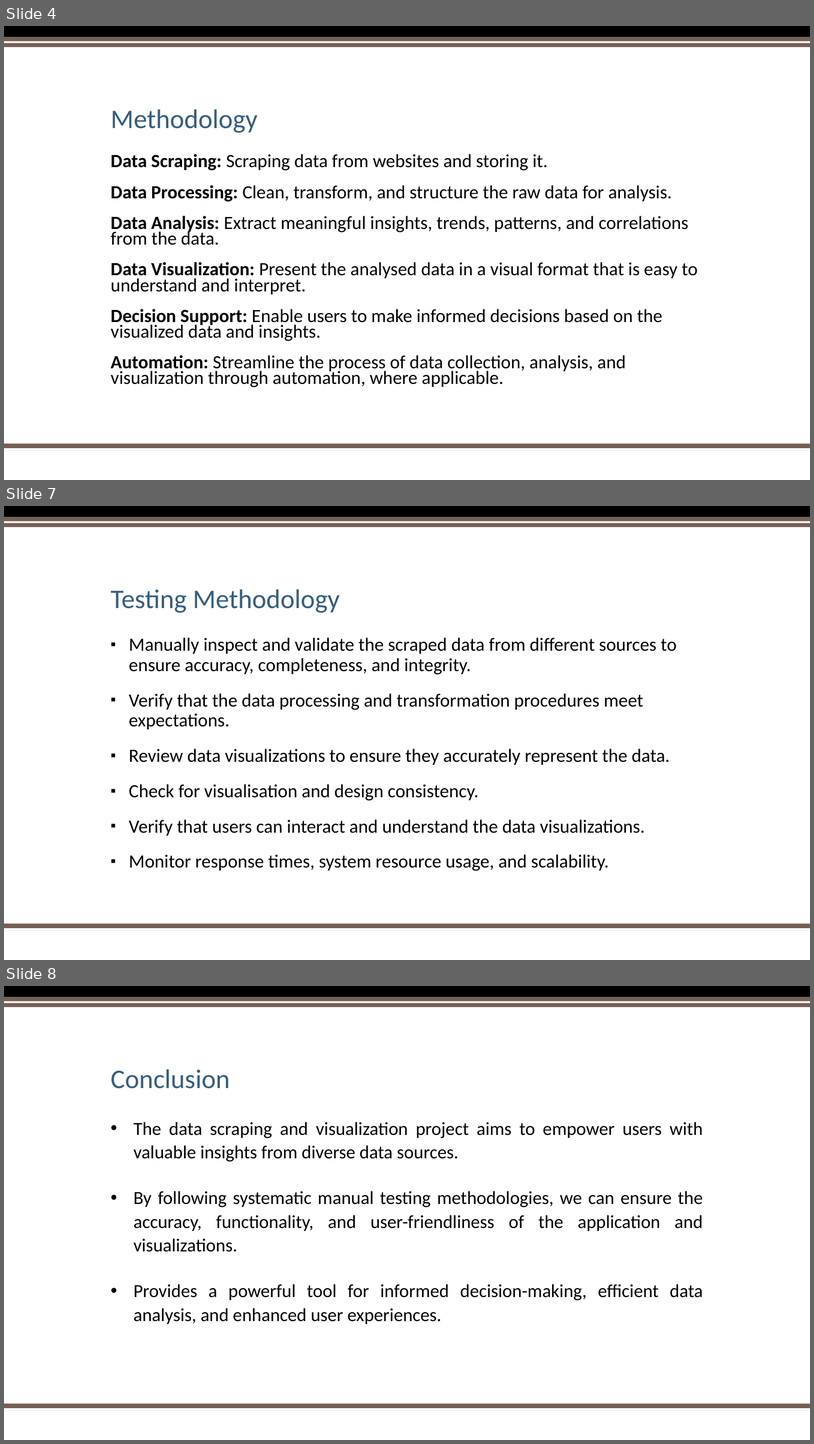
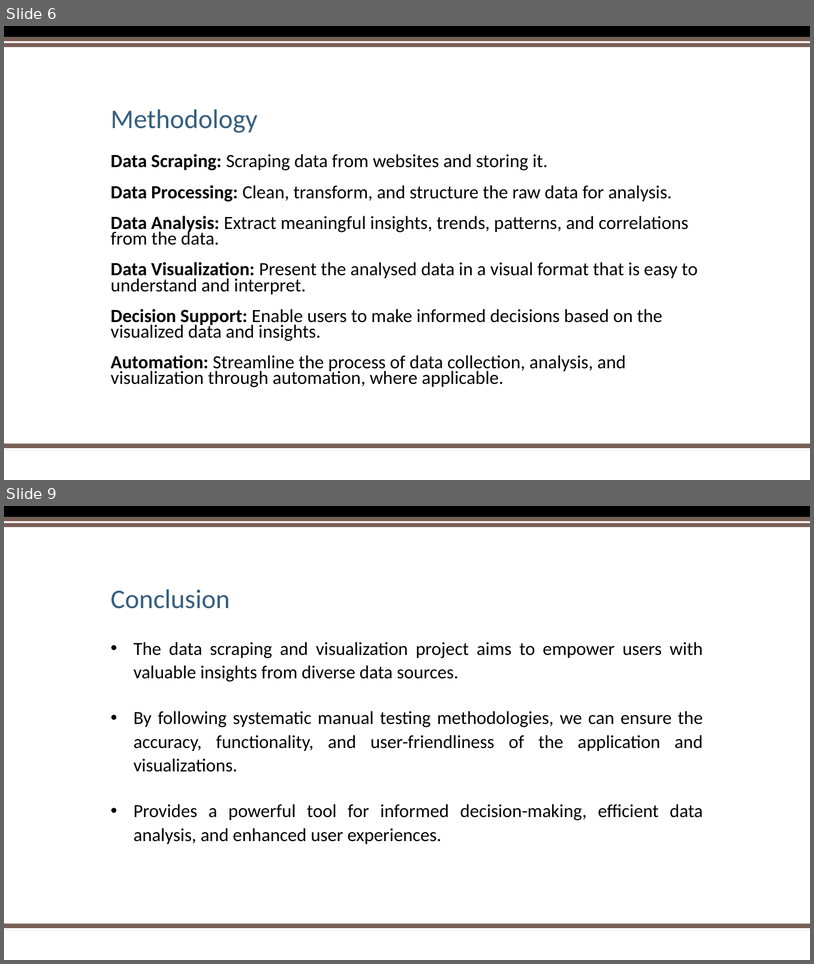
Before and after one commit to letsgoparth/minorproject, a slide deck: documentation/Data Scraping and Visualisation with Python.pptx. Shown one above the other, each under a label of ours: slides 4, 7 and 8 before the commit, slides 6 and 9 after it; the slides between them are not shown. The pictures are 814x1444 and 814x964 pixels, drawn with LibreOffice and Linux fonts; fonts in the diff are those of the drawing; background and template pictures are left out. Boxes give left, top, right and bottom in pixels: in the first picture for what was removed or moved away, otherwise in the second. Text is boxed around its words. In the diff, an @@ line names an element or a change of style, - is before the commit and + after.

```diff
--- a/documentation/Data Scraping and Visualisation with Python.pptx
+++ b/documentation/Data Scraping and Visualisation with Python.pptx
@@ slide 7 removed at <box>4,506,810,960</box>, background #FFFFFF; not listed: 5 template elements that a slide beside it also shows @@
@@ title removed at <box>111,589,340,613</box> @@
-Testing Methodology
@@ text removed at <box>129,637,677,871</box> @@
-▪ Manually inspect and validate the scraped data from different sources to ensure accuracy, completeness, and integrity.
-▪ Verify that the data processing and transformation procedures meet expectations.
-▪ Review data visualizations to ensure they accurately represent the data.
-▪ Check for visualisation and design consistency.
-▪ Verify that users can interact and understand the data visualizations.
-▪ Monitor response times, system resource usage, and scalability.
@@ what was slide 4 is now slide 6 @@
@@ what was slide 8 is now slide 9 @@
```
Also in this commit, not shown: 4 slides changed, 3 slides added, 44 other files.
